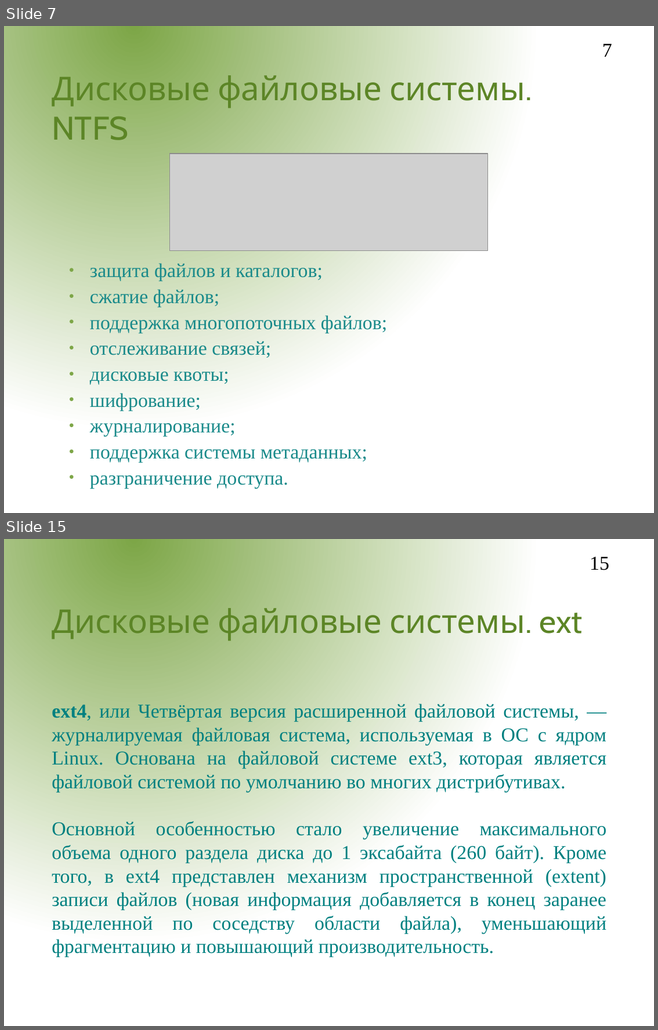
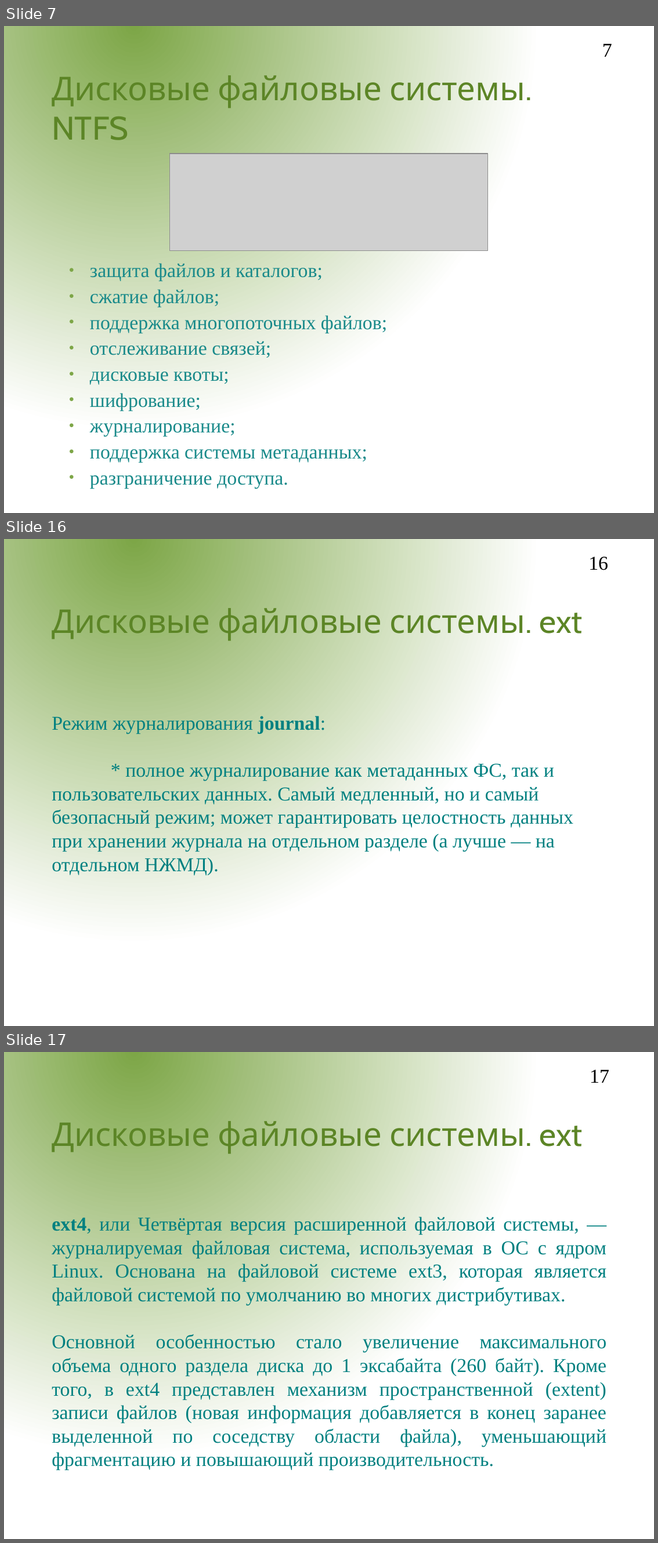
Before and after one commit to aeremenok/a-team-777, a slide deck: sem_9/st/fs.odp. Shown one above the other, each under a label of ours: slides 7 and 15 before the commit, slides 7, 16 and 17 after it; the slides between them are not shown. The pictures are 658x1030 and 658x1543 pixels, drawn with LibreOffice and Linux fonts; fonts in the diff are those of the drawing; grey boxes stand for pictures; background and template pictures are left out. Boxes give left, top, right and bottom in pixels: in the first picture for what was removed or moved away, otherwise in the second. Text is boxed around its words. In the diff, an @@ line names an element or a change of style, - is before the commit and + after.

```diff
--- a/sem_9/st/fs.odp
+++ b/sem_9/st/fs.odp
@@ slide 16 added at (4,539,654,1026), background gradient #7DA647 to #FFFFFF @@
@@ page number added at (588,556,608,570), 24 pt, text #000000 @@
+16
@@ title added at (52,606,582,642), 40 pt, text #5C8526 @@
+Дисковые файловые системы. ext
@@ subtitle added at (52,716,573,875), 24 pt, text #008080 @@
+Режим журналирования journal:
+* полное журналирование как метаданных ФС, так и пользовательских данных. Самый медленный, но и самый безопасный режим; может гарантировать целостность данных при хранении журнала на отдельном разделе (а лучше — на отдельном НЖМД).
@@ what was slide 15 is now slide 17 @@
@@ page number at (589,1069,609,1083): text changed @@
-15
+17
```
Also in this commit, not shown: 9 slides changed, 2 other slides added, 1 slide removed.
